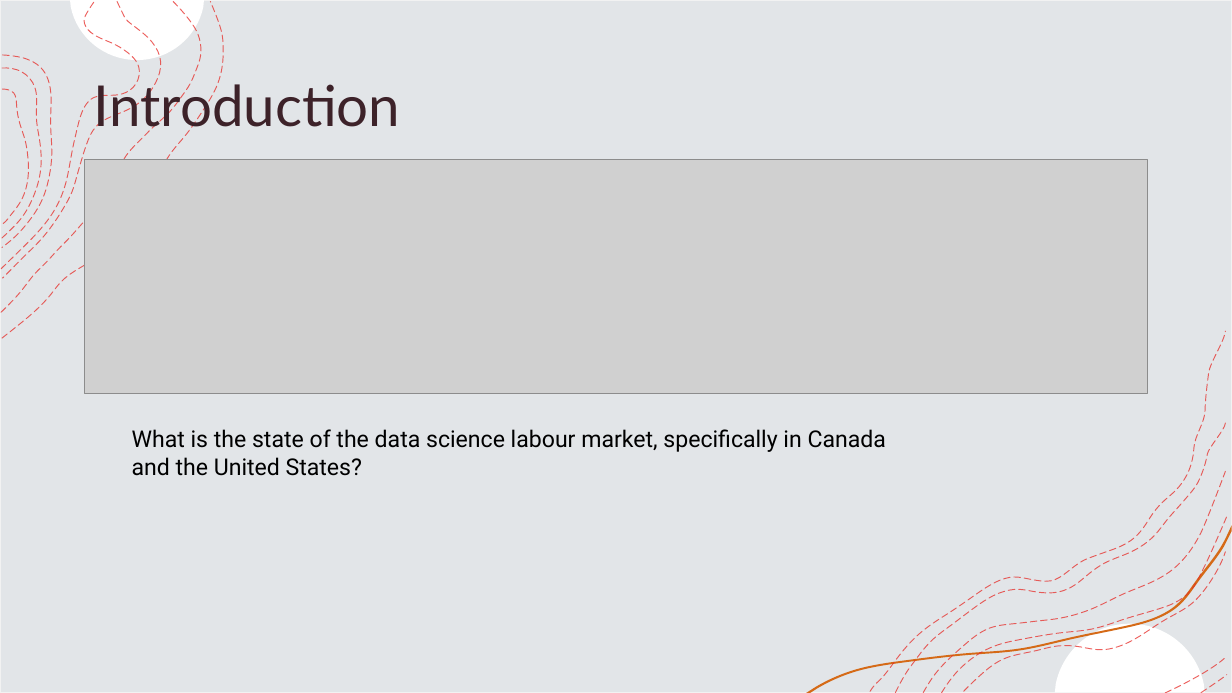
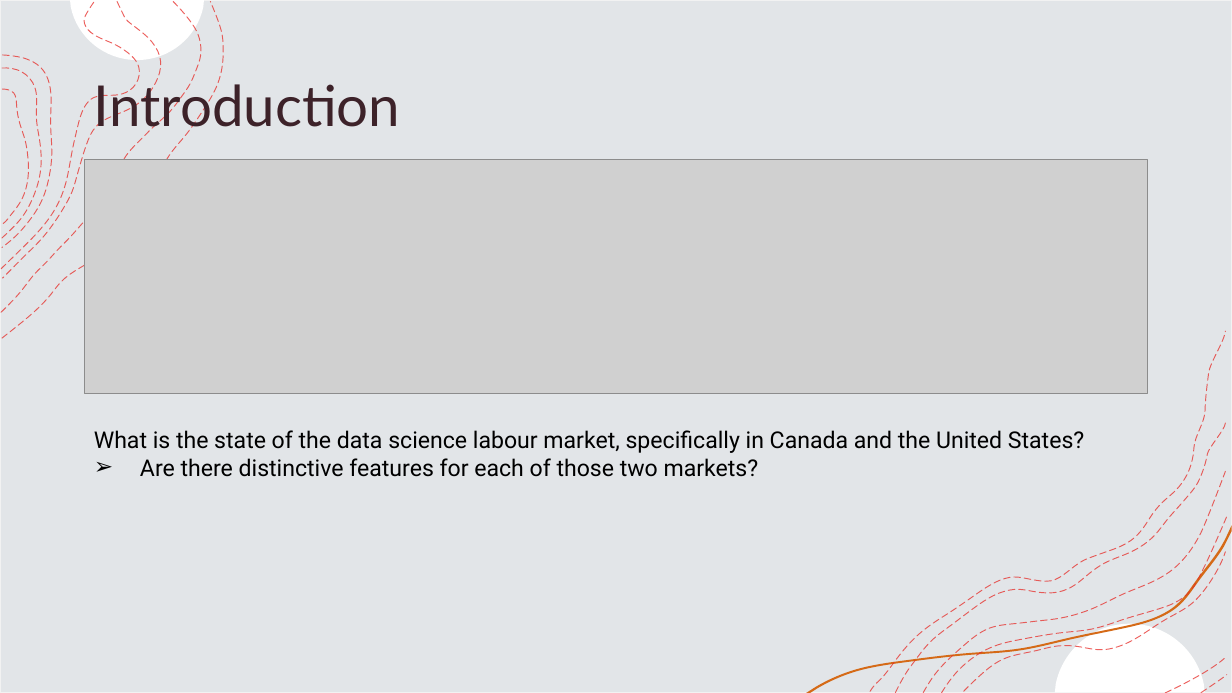
Before and after one commit to pierreolivierbonin/Coursera_Capstone, a slide deck: slide 2 of Presentation (final).pptx. Drawn at 1232x693 pixels with LibreOffice and Linux fonts; fonts in the diff are those of the drawing; grey boxes stand for pictures. Boxes give left, top, right and bottom in pixels: in the first picture for what was removed or moved away, otherwise in the second. Text is boxed around its words. In the diff, an @@ line names an element or a change of style, - is before the commit and + after.

```diff
--- a/Presentation (final).pptx
+++ b/Presentation (final).pptx
@@ text "What is the state of ..." moved from (x1=132, y1=429, x2=886, y2=476) to (x1=94, y1=430, x2=1084, y2=477) @@
@@ text at (x1=140, y1=458, x2=759, y2=477): paragraph added @@
+➢ Are there distinctive features for each of those two markets?
```
Also in this commit, not shown: 8 other slides changed, 10 slides added, 1 slide removed, 7 other files.
